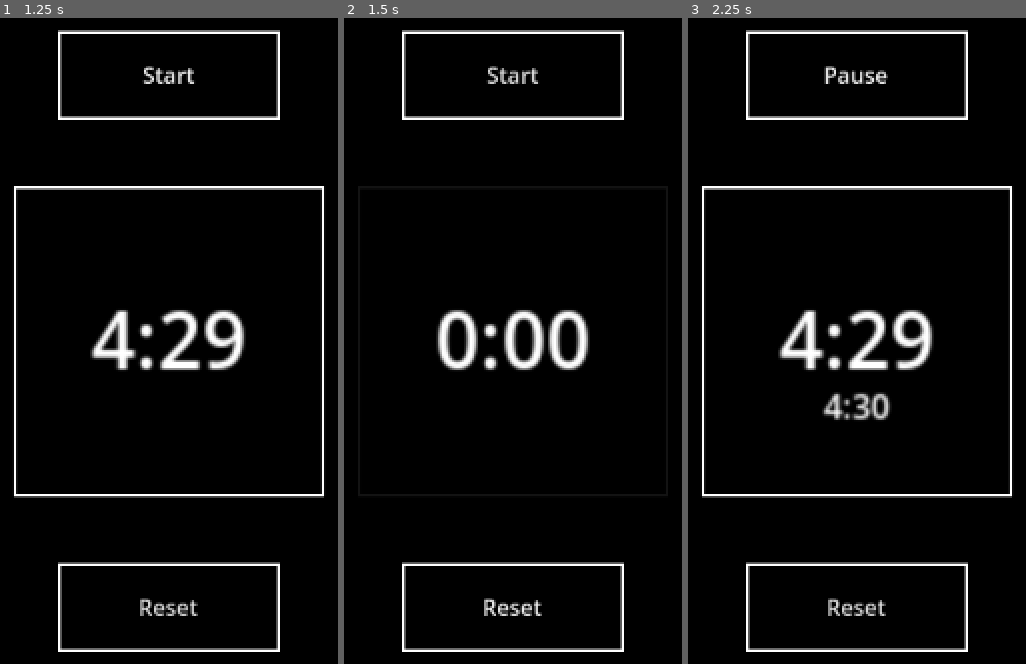
Above: before the commit, frames 1-3 (left to right).
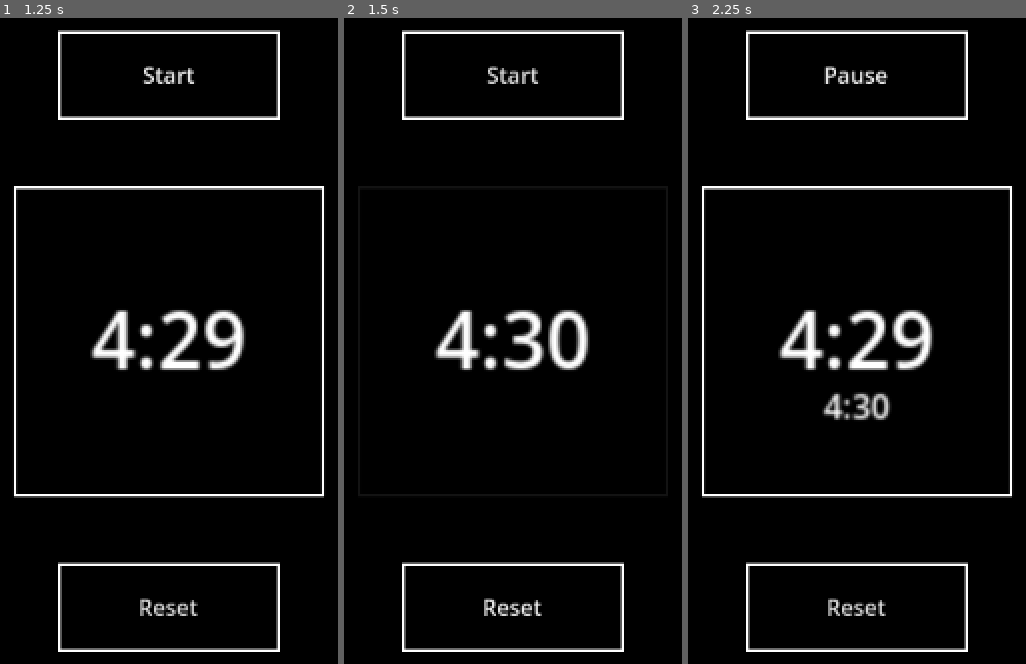
Above: after the commit, the same moments.

Repository: Username4D/TooManyTimers
Game: Godot game, scene res://Scenes/page_timer.tscn
The game is run twice, just before and just after one commit, with the same random seed, the same clock (stepped at 60 frames per second) and the same inputs. The project has no main scene, so this scene is started directly.
Inputs:
- Up to frame 1 (1.25 s): click "Pause" at 0.5 s
- Up to frame 2 (1.5 s): click "Reset" at 1.25 s
- Up to frame 3 (2.25 s): click "Start" at 2 s

Frame 1 is identical in both runs. In frame 2, 1.5% of the frame differs, in the area x 26-60%, y 45-55%; in frame 3, nothing differs.

Commit message:
added audio alarm and scrollable timer editing

Diff:
--- a/Scenes/timer.tscn
+++ b/Scenes/timer.tscn
@@ -1,6 +1,7 @@
-[gd_scene load_steps=6 format=3 uid="uid://pcycaju1hdau"]
+[gd_scene load_steps=8 format=3 uid="uid://pcycaju1hdau"]
 
 [ext_resource type="Script" uid="uid://cqlxapo4jd54p" path="res://Scripts/timer.gd" id="1_pvhx5"]
+[ext_resource type="AudioStream" uid="uid://xyt8bjp28j7p" path="res://Assets/ringtone.wav" id="2_ycw00"]
 
 [sub_resource type="CanvasItemMaterial" id="CanvasItemMaterial_pvhx5"]
 
@@ -12,6 +13,9 @@
 
 [sub_resource type="LabelSettings" id="LabelSettings_4hjkw"]
 font_size = 12
+
+[sub_resource type="RectangleShape2D" id="RectangleShape2D_pvhx5"]
+size = Vector2(40, 32)
 
 [node name="timer" type="Control"]
 layout_mode = 3
@@ -76,3 +80,25 @@
 label_settings = SubResource("LabelSettings_4hjkw")
 horizontal_alignment = 1
 vertical_alignment = 1
+
+[node name="scrollfield_m" type="Area2D" parent="."]
+
+[node name="CollisionShape2D" type="CollisionShape2D" parent="scrollfield_m"]
+position = Vector2(-20, 0)
+shape = SubResource("RectangleShape2D_pvhx5")
+
+[node name="scrollfield_s" type="Area2D" parent="."]
+
+[node name="CollisionShape2D" type="CollisionShape2D" parent="scrollfield_s"]
+position = Vector2(20, 0)
+shape = SubResource("RectangleShape2D_pvhx5")
+
+[node name="jingle" type="AudioStreamPlayer2D" parent="."]
+position = Vector2(-64, -64)
+stream = ExtResource("2_ycw00")
+
+[connection signal="timeout" from="Timer" to="." method="_on_timer_timeout"]
+[connection signal="mouse_entered" from="scrollfield_m" to="." method="_on_scrollfield_m_mouse_entered"]
+[connection signal="mouse_exited" from="scrollfield_m" to="." method="_on_scrollfield_m_mouse_exited"]
+[connection signal="mouse_entered" from="scrollfield_s" to="." method="_on_scrollfield_s_mouse_entered"]
+[connection signal="mouse_exited" from="scrollfield_s" to="." method="_on_scrollfield_s_mouse_exited"]
--- a/Scripts/timer.gd
+++ b/Scripts/timer.gd
@@ -2,6 +2,8 @@
 
 @export var time = 30
 @export var running = true
+var minute_pressed = false
+var seconds_pressed = false
 func _ready() -> void:
 	$Timer.wait_time = time
 	$Timer.start()
@@ -12,24 +14,68 @@
 	var og = var_to_str(floori(time / 60)) + ":"
 	og += var_to_str(int(time) % 60) if len(var_to_str(int(time) % 60)) == 2 else "0" + var_to_str(int(time) % 60)
 	$ColorRect.size.y = 112 * ($Timer.time_left / $Timer.wait_time)
-	$time_left.text = text
+
 	$original_time.text = og
 	if running:
 		$original_time.visible = true
 	else:
 		$original_time.visible = false
 
+	if not $Timer.is_stopped():
+		$time_left.text = text
+	else:
+		$time_left.text = og
 func start():
-	if $Timer.is_stopped():
-		$Timer.start()
-	$Timer.paused = false
-	running = true
+	if $jingle.playing:
+		$jingle.stop()
+	else:
+		$Timer.wait_time = time
+		if $Timer.is_stopped():
+			$Timer.start()
+		$Timer.paused = false
+		running = true
 
 func reset():
-	$Timer.wait_time = time
-	$Timer.stop()
-	running = false
+	if $jingle.playing:
+		$jingle.stop()
+	else:
+		$Timer.wait_time = time
+		$Timer.stop()
+		running = false
 
 func pause():
-	$Timer.paused = true
-	running = false
+	if $jingle.playing:
+		$jingle.stop()
+	else:
+		$Timer.paused = true
+		running = false
+
+func _on_scrollfield_m_mouse_entered() -> void:
+	minute_pressed = true
+func _on_scrollfield_m_mouse_exited() -> void:
+	minute_pressed = false
+func _on_scrollfield_s_mouse_entered() -> void:
+	seconds_pressed = true
+func _on_scrollfield_s_mouse_exited() -> void:
+	seconds_pressed = false
+func _input(event: InputEvent) -> void:
+	if event is InputEventMouseButton:
+		var ctime = 0
+		if event.is_pressed():
+			if event.button_index == MOUSE_BUTTON_WHEEL_UP:
+				if minute_pressed:
+					ctime += 60
+				if seconds_pressed:
+					ctime += 1
+			if event.button_index == MOUSE_BUTTON_WHEEL_DOWN:
+				if minute_pressed:
+					ctime -= 60
+				if seconds_pressed:
+					ctime -= 1
+		if $Timer.is_stopped():
+			time += ctime
+
+
+
+func _on_timer_timeout() -> void:
+	$jingle.play()
Not shown, added: Assets/ringtone.wav.import
Not shown, added: Assets/ringtone.wav
